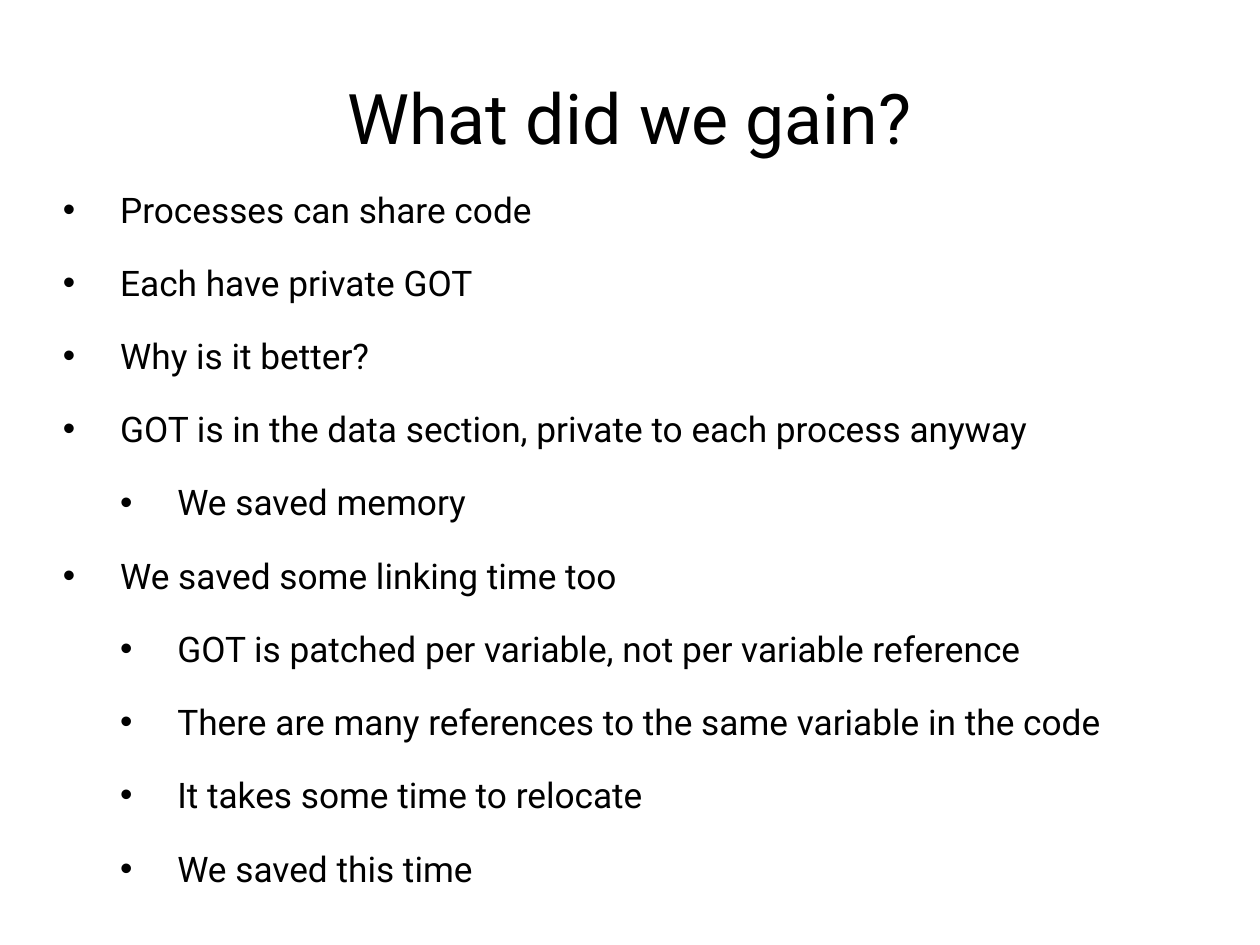
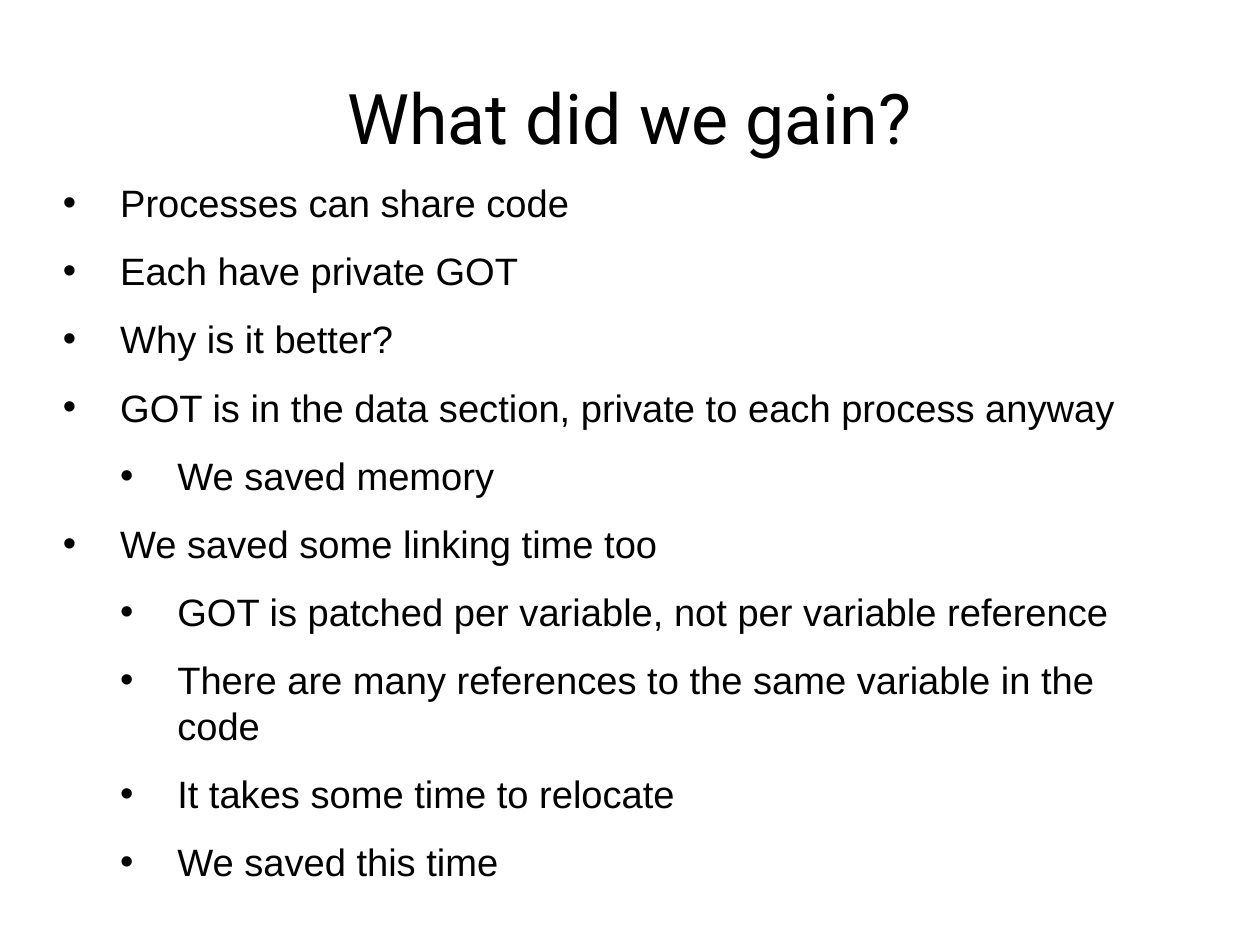
Before and after one commit to mars-research/cs5460, a slide deck: slide 141 of static/lectures/lecture05-linking-and-loading/lecture05-linking-and-loading.pptx (slide 121 before the commit). Drawn at 1260x945 pixels with LibreOffice and Linux fonts; fonts in the diff are those of the drawing. Boxes give left, top, right and bottom in pixels: in the first picture for what was removed or moved away, otherwise in the second. Text is boxed around its words. In the diff, an @@ line names an element or a change of style, - is before the commit and + after.

```diff
--- a/static/lectures/lecture05-linking-and-loading/lecture05-linking-and-loading.pptx
+++ b/static/lectures/lecture05-linking-and-loading/lecture05-linking-and-loading.pptx
@@ text "Processes can share code" at bbox=[120, 189, 1114, 877]: size 22.2 to 24 pt, font Roboto to Arial; line spacing 1.2 to 1 @@
```
Also in this commit, not shown: 4 other slides changed, 28 slides added, 2 other files.
